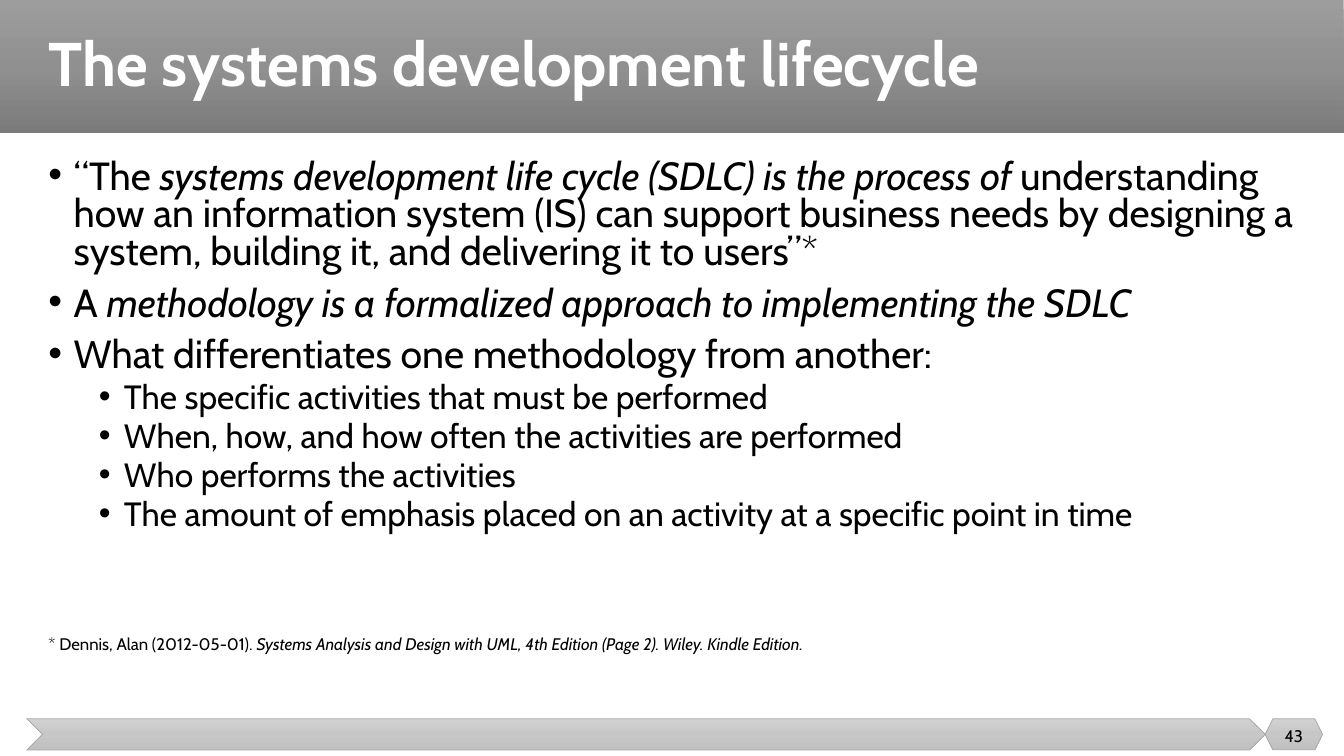
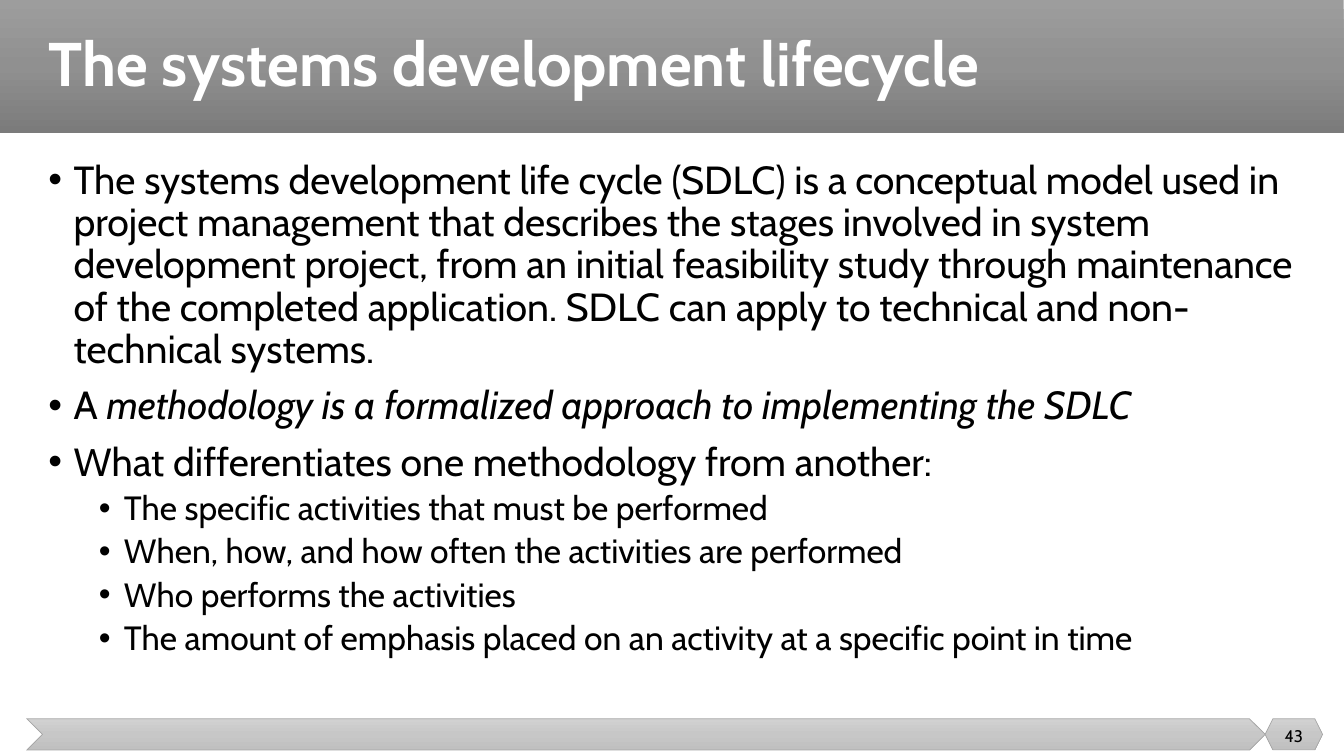
Before and after one commit to malenezi/malenezi, a slide deck: slide 43 of SE423/Lectures/2-SE Context/Project Management and SE Context.pptx. Drawn at 1344x756 pixels with LibreOffice and Linux fonts; fonts in the diff are those of the drawing. Boxes give left, top, right and bottom in pixels: in the first picture for what was removed or moved away, otherwise in the second. Text is boxed around its words. In the diff, an @@ line names an element or a change of style, - is before the commit and + after.

```diff
--- a/SE423/Lectures/2-SE Context/Project Management and SE Context.pptx
+++ b/SE423/Lectures/2-SE Context/Project Management and SE Context.pptx
@@ text at [74, 164, 1292, 373]: text changed @@
-• “The systems development life cycle (SDLC) is the process of understanding how an information system (IS) can support business needs by designing a system, building it, and delivering it to users”*
+• The systems development life cycle (SDLC) is a conceptual model used in project management that describes the stages involved in system development project, from an initial feasibility study through maintenance of the completed application. SDLC can apply to technical and non-technical systems.
@@ text at [74, 389, 1132, 658]: line spacing 0.8 to 0.9 @@
@@ text at [59, 637, 803, 655]: paragraph removed @@
-* Dennis, Alan (2012-05-01). Systems Analysis and Design with UML, 4th Edition (Page 2). Wiley. Kindle Edition.
```
Also in this commit, not shown: 56 other slides changed, 1 slide added, 15 slides removed, 7 other files.
